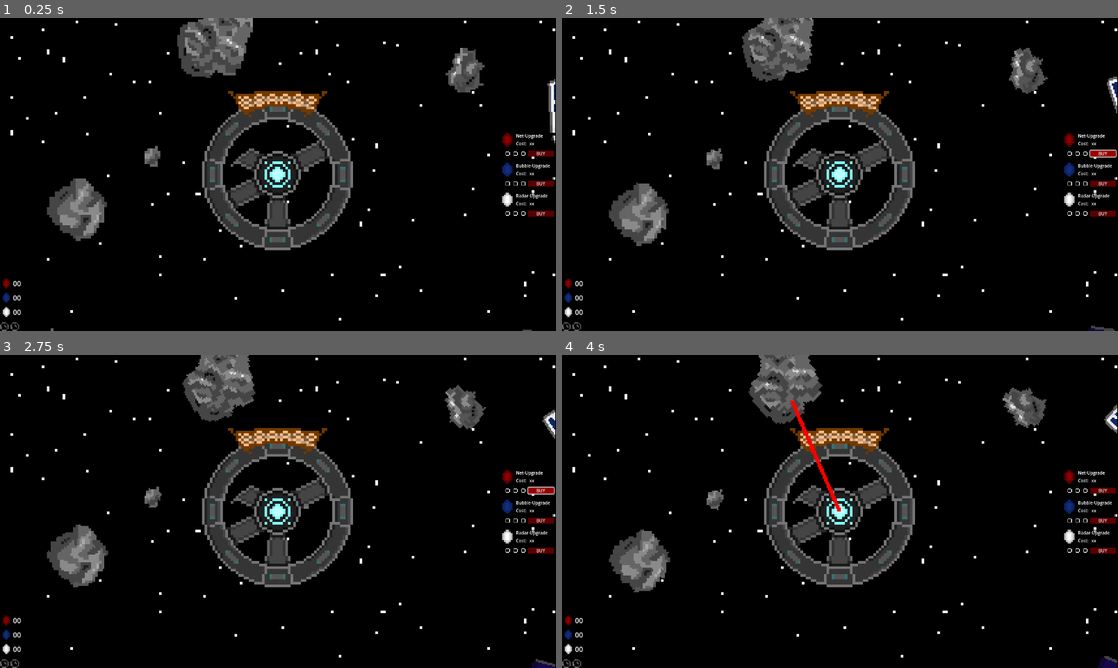
Above: before the commit, frames 1-4 (two rows, left to right).
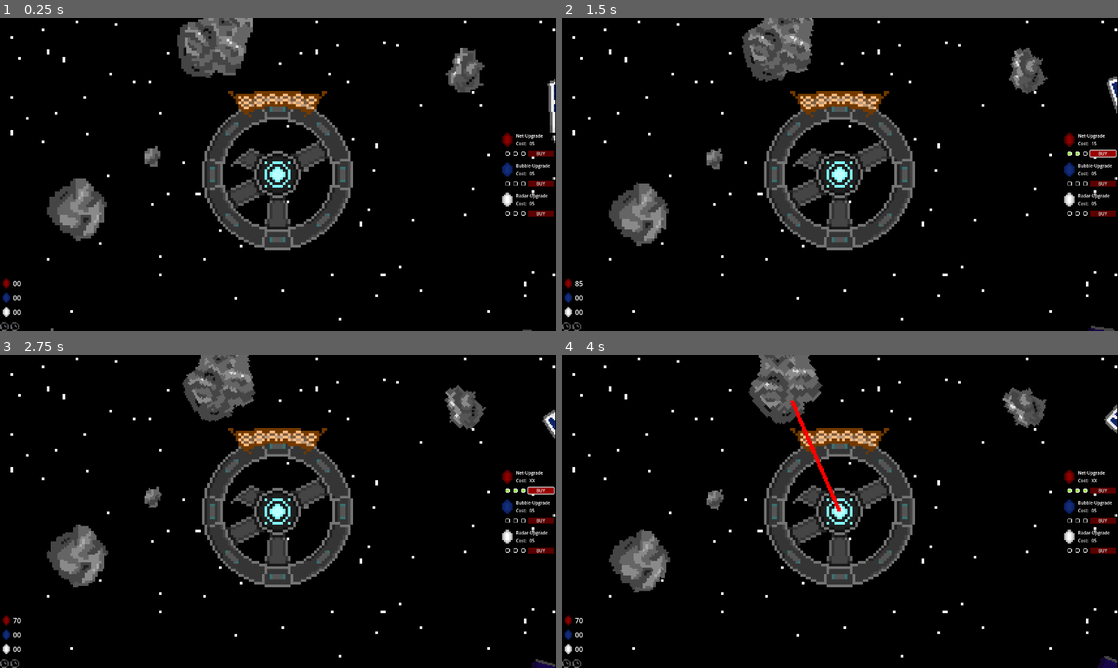
Above: after the commit, the same moments.

Repository: Three-s-A-Crowd-Games/Bubblekinesis
Game: Godot game, scene res://resources/main.tscn
Same seed, same stepped clock (60 frames per second), same inputs: the game is played once before the commit and once after it.
Inputs (mouse positions are in pixels of both pictures, inside the frame that each line leads up to):
- Up to frame 1 (0.25 s): no input
- Up to frame 2 (1.5 s): click "BUY" at 0.5 s; click "BUY" at 1.25 s
- Up to frame 3 (2.75 s): click "BUY" at 2 s
- Up to frame 4 (4 s): drag from (639, 555) to (840, 511) at 2.77 s; drag from (784, 380) to (840, 511) at 3.52 s

The runs differ from the first frame. In frame 1, less than 0.1% of the frame differs, in the area x 95-97%, y 39-60%; in frame 2, less than 0.1%; in frame 3, less than 0.1%, in the area x 2-97%, y 39-86%; in frame 4, less than 0.1%.

Commit message:
Net Upgrades, Bubble Upgrades

Diff:
--- a/resources/UI/HUD.tscn
+++ b/resources/UI/HUD.tscn
@@ -6,6 +6,7 @@
 [ext_resource type="Texture2D" uid="uid://d0k3kejn4egf6" path="res://assets/sprites/UI/silver_icon.png" id="3_wyuau"]
 [ext_resource type="Script" path="res://resources/UI/bubble_container.gd" id="4_wc44v"]
 [ext_resource type="Texture2D" uid="uid://c2t7oebfug13y" path="res://assets/sprites/UI/upgrade_amount_empty.png" id="5_gyvah"]
+[ext_resource type="Script" path="res://resources/UI/shop_container.gd" id="6_c0dvh"]
 
 [sub_resource type="StyleBoxFlat" id="StyleBoxFlat_p8mop"]
 bg_color = Color(0.351563, 0.351563, 0.351563, 1)
@@ -131,6 +132,7 @@
 
 [node name="shop_container" type="VBoxContainer" parent="right"]
 layout_mode = 2
+script = ExtResource("6_c0dvh")
 
 [node name="item_1" type="MarginContainer" parent="right/shop_container"]
 layout_mode = 2
--- a/resources/UI/bubble_container.gd
+++ b/resources/UI/bubble_container.gd
@@ -4,17 +4,24 @@
 
 # Called when the node enters the scene tree for the first time.
 func _ready() -> void:
+	update_bubbles(0)
+	GameState.upgraded_max_bubbles.connect(update_bubbles)
+	GameState.new_cur_bubbles.connect(redo_tex)
+
+func update_bubbles(_level :int) -> void:
+	for child in get_children():
+		child.queue_free()
+	tex_recs = []
+
 	for i in range(GameState.max_bubbles):
 		add_bubble()
-	GameState.upgraded_max_bubbles.connect(add_bubble)
-	GameState.new_cur_bubbles.connect(redo_tex)
+	redo_tex(GameState.cur_bubbles)
 
 func add_bubble() -> void:
 	var tex_rec = TextureRect.new()
 	tex_rec.expand_mode = TextureRect.EXPAND_FIT_WIDTH
 	add_child(tex_rec)
 	tex_recs.append(tex_rec)
-	redo_tex(GameState.cur_bubbles)
 
 func redo_tex(amount :int) -> void:
 	for i in range(tex_recs.size()):
--- /dev/null
+++ b/resources/UI/shop_container.gd
@@ -0,0 +1,87 @@
+extends VBoxContainer
+
+@onready var net_button = $item_1/item/upgrades/upgrade_amounts/Button
+@onready var net_1 = $item_1/item/upgrades/upgrade_amounts/upgrade_1
+@onready var net_2 = $item_1/item/upgrades/upgrade_amounts/upgrade_2
+@onready var net_3 = $item_1/item/upgrades/upgrade_amounts/upgrade_3
+@onready var net_cost = $item_1/item/info/text/HBoxContainer/cost_amount
+
+@onready var bubble_button = $item_2/item/upgrades/upgrade_amounts/Button
+@onready var bubble_1 = $item_2/item/upgrades/upgrade_amounts/upgrade_1
+@onready var bubble_2 = $item_2/item/upgrades/upgrade_amounts/upgrade_2
+@onready var bubble_3 = $item_2/item/upgrades/upgrade_amounts/upgrade_3
+@onready var bubble_cost = $item_2/item/info/text/HBoxContainer/cost_amount
+
+@onready var radar_button = $item_3/item/upgrades/upgrade_amounts/Button
+@onready var radar_1 = $item_3/item/upgrades/upgrade_amounts/upgrade_1
+@onready var radar_2 = $item_3/item/upgrades/upgrade_amounts/upgrade_2
+@onready var radar_3 = $item_3/item/upgrades/upgrade_amounts/upgrade_3
+@onready var radar_cost = $item_3/item/info/text/HBoxContainer/cost_amount
+
+@onready var image_full = load("res://assets/sprites/UI/upgrade_amount_full.png")
+@onready var image_empty = load("res://assets/sprites/UI/upgrade_amount_empty.png")
+
+func _ready() -> void:
+	GameState.upgraded_net.connect(update_net)
+	GameState.upgraded_max_bubbles.connect(update_bubbles)
+	GameState.upgraded_radar_level.connect(update_radar)
+
+	update_cost(net_cost,0)
+	update_cost(bubble_cost,0)
+	update_cost(radar_cost,0)
+
+	net_button.pressed.connect(GameState.upgrade_net)
+	bubble_button.pressed.connect(GameState.upgrade_bubbles)
+	radar_button.pressed.connect(GameState.upgrade_radar)
+
+func update_cost(lab :Label, level :int):
+	if level < 3:
+		var cost = GameState.base_upgrade_cost * (level+1)
+		lab.text = str(cost) if cost >= 10 else "0"+str(cost)
+	else:
+		lab.text = "XX"
+
+func update_net(level :int) -> void:
+	update_cost(net_cost, level)
+	if level >= 1:
+		net_1.texture = image_full
+	else:
+		net_1.texture = image_empty
+	if level >= 2:
+		net_2.texture = image_full
+	else:
+		net_2.texture = image_empty
+	if level >= 3:
+		net_3.texture = image_full
+	else:
+		net_3.texture = image_empty
+
+func update_bubbles(level :int) -> void:
+	update_cost(bubble_cost, level)
+	if level >= 1:
+		bubble_1.texture = image_full
+	else:
+		bubble_1.texture = image_empty
+	if level >= 2:
+		bubble_2.texture = image_full
+	else:
+		bubble_2.texture = image_empty
+	if level >= 3:
+		bubble_3.texture = image_full
+	else:
+		bubble_3.texture = image_empty
+
+func update_radar(level :int) -> void:
+	update_cost(radar_cost, level)
+	if level >= 1:
+		radar_1.texture = image_full
+	else:
+		radar_1.texture = image_empty
+	if level >= 2:
+		radar_2.texture = image_full
+	else:
+		radar_2.texture = image_empty
+	if level >= 3:
+		radar_3.texture = image_full
+	else:
+		radar_3.texture = image_empty
--- a/resources/player/game_state.gd
+++ b/resources/player/game_state.gd
@@ -9,21 +9,23 @@
 # Play area is actually this * 2
 var play_area :Vector2 = Vector2(256, 256):
 	set(value):
+		play_area = value
 		upgraded_play_area.emit(value)
-		play_area = value
 # NOTE: We always HAVE to have one more than actual available upgrades
 var play_area_upgrades = [ 256, 384, 512, 640, 768 ]
 
 var cur_play_area_upgrade = 0:
 	set(value):
+		cur_play_area_upgrade = value
 		play_area = Vector2(play_area_upgrades[value],play_area_upgrades[value])
+		upgraded_radar_level.emit(value)
 var cur_net_level = 0:
 	set(value):
 		cur_net_level = value
 		upgraded_net.emit(value)
 var cur_max_bubbles_level = 0:
 	set(value):
-		cur_net_level = value
+		cur_max_bubbles_level = value
 		if value < GameState.max_bubbles_per_level.size() and value >= 0:
 			max_bubbles = max_bubbles_per_level[value]
 		upgraded_max_bubbles.emit(value)
@@ -36,17 +38,32 @@
 @onready var max_bubbles :int = max_bubbles_per_level[0]
 
 var captured_resources = {
-	ResourceType.SILVER: 0,
-	ResourceType.BLUE: 0,
-	ResourceType.RED: 0,
+	ResourceType.SILVER: 100,
+	ResourceType.BLUE: 100,
+	ResourceType.RED: 100,
 }
+
+var base_upgrade_cost = 5
+
+signal resources_changed(new_amount :int, type :ResourceType)
+signal upgraded_play_area(play_area :Vector2)
+signal upgraded_radar_level(new_level :int)
+signal upgraded_net(new_level :int)
+signal upgraded_max_bubbles(new_level :int)
+signal new_cur_bubbles(amount :int)
 
 func change_resources(amount :int, type :ResourceType) -> void:
 	captured_resources[type] += amount
 	resources_changed.emit(captured_resources[type], type)
 
-signal resources_changed(new_amount :int, type :ResourceType)
-signal upgraded_play_area(play_area :Vector2)
-signal upgraded_net(new_level :int)
-signal upgraded_max_bubbles(new_level :int)
-signal new_cur_bubbles(amount :int)
+func upgrade_net() -> void:
+	cur_net_level += 1
+	change_resources(-(base_upgrade_cost * cur_net_level), ResourceType.RED)
+
+func upgrade_bubbles() -> void:
+	cur_max_bubbles_level += 1
+	change_resources(-(base_upgrade_cost * cur_max_bubbles_level), ResourceType.BLUE)
+
+func upgrade_radar() -> void:
+	cur_play_area_upgrade += 1
+	change_resources(-(base_upgrade_cost * cur_play_area_upgrade), ResourceType.SILVER)
Not shown: 1 places in resources/UI/HUD.tscn that only renumber resources
